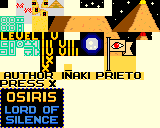
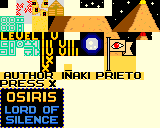
Comparing the layer stacks of the two 160 x 128 images. Changes:
painted on "Fondo" over box(16, 0, 64, 16)
